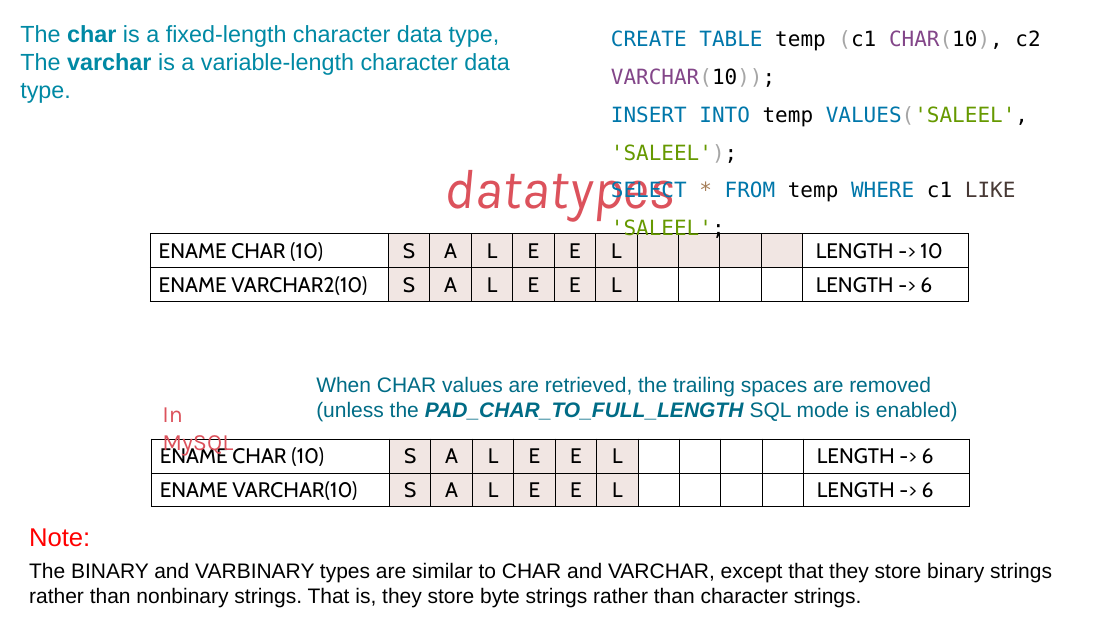
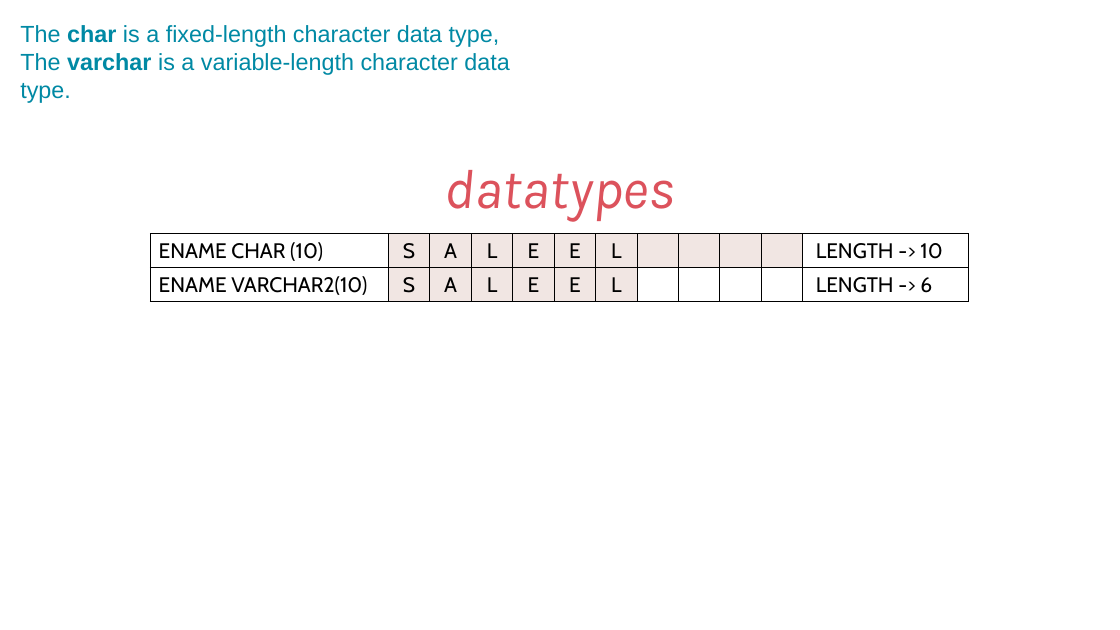
Before and after one commit to ShubhamPokale/DBMS_NOTES, a slide deck: slide 55 of IWAY MySQL PPT Ver9.pptx (slide 88 before the commit). Drawn at 1120x630 pixels with LibreOffice and Linux fonts; fonts in the diff are those of the drawing. Boxes give left, top, right and bottom in pixels: in the first picture for what was removed or moved away, otherwise in the second. Text is boxed around its words. In the diff, an @@ line names an element or a change of style, - is before the commit and + after.

```diff
--- a/IWAY MySQL PPT Ver9.pptx
+++ b/IWAY MySQL PPT Ver9.pptx
@@ text removed at (611,30,1040,240) @@
-CREATE TABLE temp (c1 CHAR(10), c2 VARCHAR(10));
-INSERT INTO temp VALUES('SALEEL', 'SALEEL');
-SELECT * FROM temp WHERE c1 LIKE 'SALEEL';
@@ text removed at (316,376,958,421) @@
-When CHAR values are retrieved, the trailing spaces are removed (unless the PAD_CHAR_TO_FULL_LENGTH SQL mode is enabled)
@@ text removed at (162,407,233,455) @@
-In MySQL
@@ table removed at (151,439,966,507), 2 rows, 12 columns @@
-ENAME CHAR (10) | S | A | L | E | E | L |  |  |  |  | LENGTH -> 6
-ENAME VARCHAR(10) | S | A | L | E | E | L |  |  |  |  | LENGTH -> 6
@@ text removed at (29,528,1052,607) @@
-Note:
-The BINARY and VARBINARY types are similar to CHAR and VARCHAR, except that they store binary strings rather than nonbinary strings. That is, they store byte strings rather than character strings.
```
Also in this commit, not shown: 34 other slides changed, 39 slides added, 65 slides removed, 6 other files.
